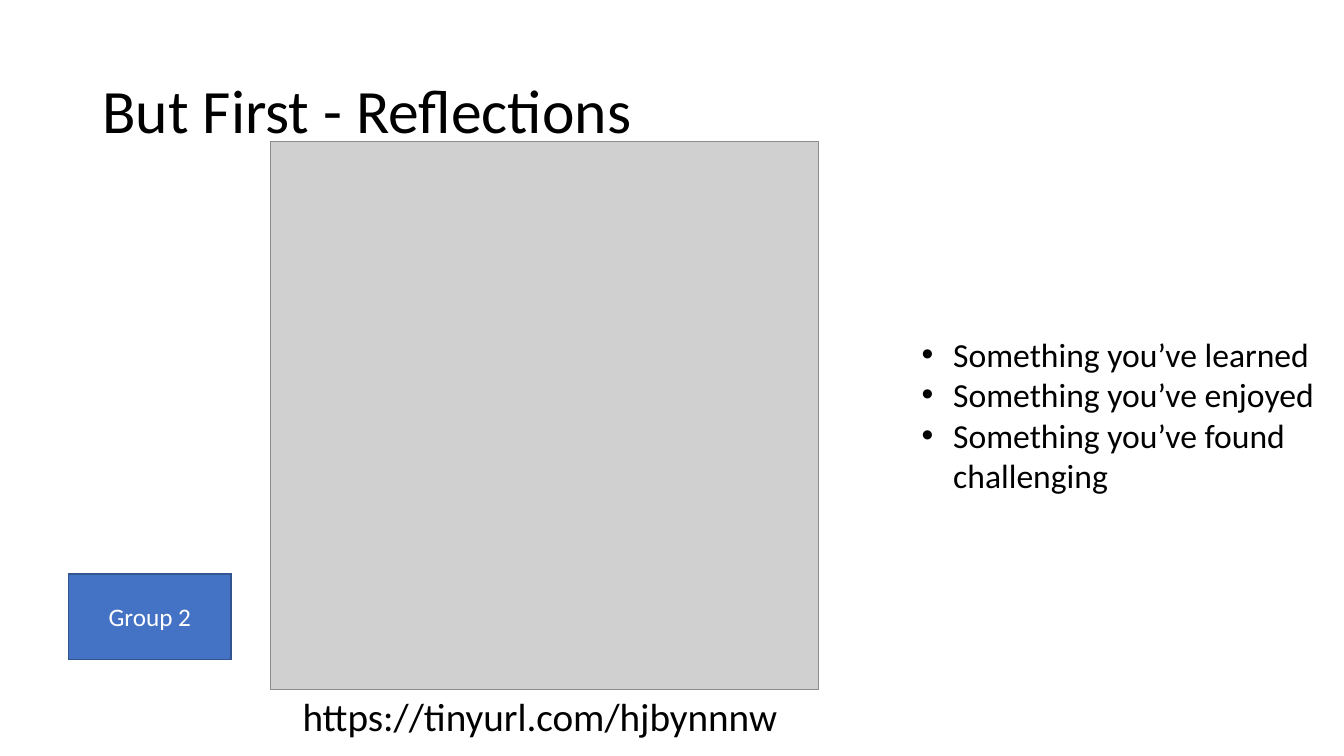
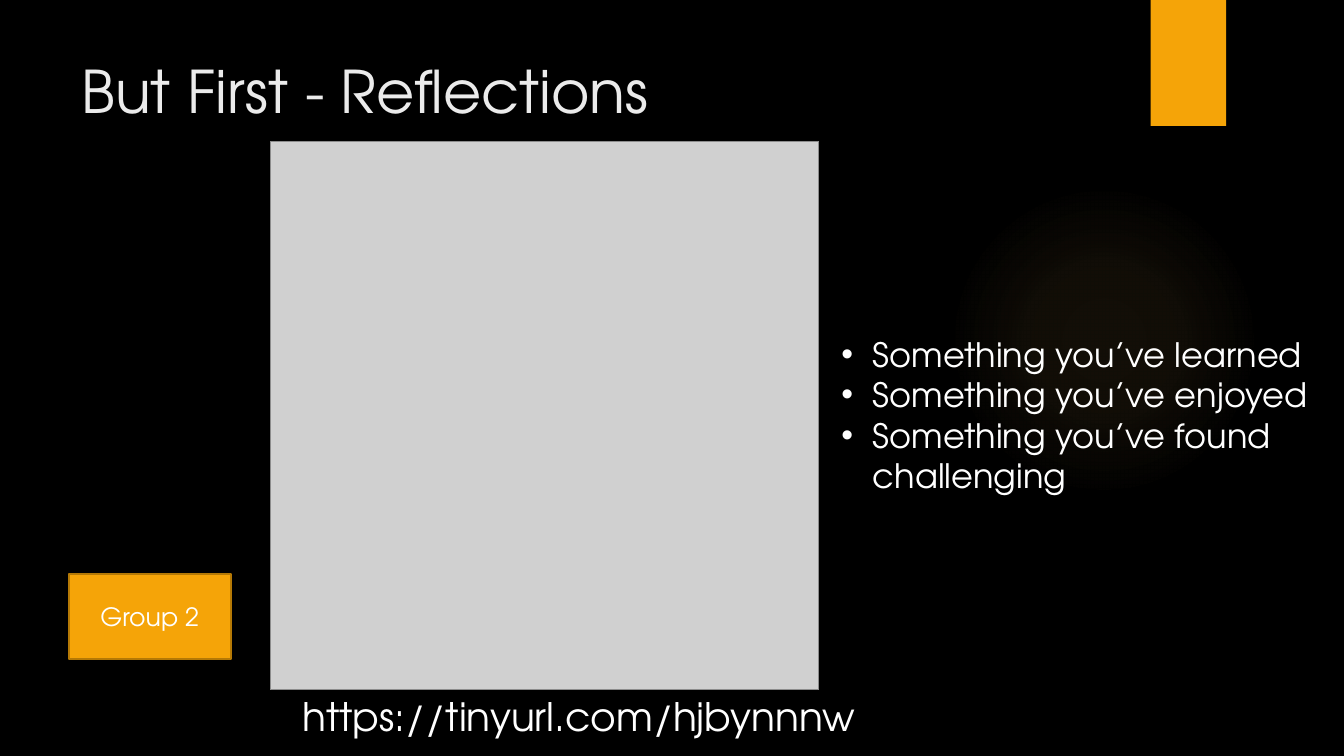
Before and after one commit to OliJimbo/Student_Materials, a slide deck: slide 4 of Week 1/Workshops/Psychological Measurement – Workshop 1.pptx. Drawn at 1344x756 pixels with LibreOffice and Linux fonts; fonts in the diff are those of the drawing; grey boxes stand for pictures; background and template pictures are left out. Boxes give left, top, right and bottom in pixels: in the first picture for what was removed or moved away, otherwise in the second. Text is boxed around its words. In the diff, an @@ line names an element or a change of style, - is before the commit and + after.

```diff
--- a/Week 1/Workshops/Psychological Measurement – Workshop 1.pptx
+++ b/Week 1/Workshops/Psychological Measurement – Workshop 1.pptx
@@ background #FFFFFF to picture (left out) @@
@@ rectangle added at bbox=[1150, 0, 1226, 126], fill #F5A408 @@
@@ title "But First - Reflections": place and size @@
-title "But First - Reflections" at bbox=[102, 90, 631, 148]
+title "But First - Reflections" at bbox=[81, 69, 649, 114]
@@ title "But First - Reflections" at bbox=[81, 69, 649, 114]: size 44 to 42 pt, font Calibri to TeX Gyre Adventor, text colour #000000 to #EBEBEB; line spacing 0.9 to 1; vertical alignment middle to top @@
@@ ellipse added at bbox=[949, 185, 1259, 495], fill gradient #FAC96A @@
@@ text "Something you’ve learned" at bbox=[873, 341, 1308, 496]: font Calibri to TeX Gyre Adventor, text colour #000000 to #FFFFFF @@
@@ text "Something you’ve learned": place and size @@
-text "Something you’ve learned" at bbox=[953, 343, 1314, 494]
+text "Something you’ve learned" at bbox=[873, 341, 1308, 496]
@@ rectangle "Group 2" at bbox=[69, 574, 231, 659]: font Calibri to TeX Gyre Adventor; fill #4472C4 to #F5A408; outline #325491 1 pt to #B57906 1.5 pt @@
@@ text "https://tinyurl.com/hjbynnnw" at bbox=[303, 702, 856, 739]: font Calibri to TeX Gyre Adventor, text colour #000000 to #FFFFFF @@
```
Also in this commit, not shown: 9 other slides changed, 2 other files.
